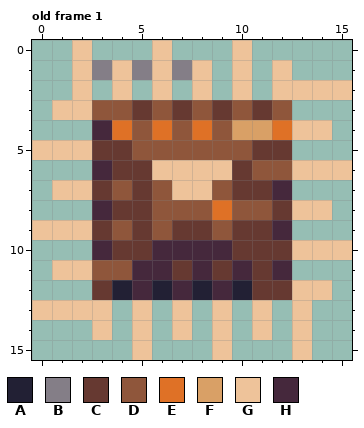
A pixel-art file gets an edit: archive/spike_block.ase. Above: the version before the commit.
16x16 pixels, 1 frame. Shown: old frame 1. The commit also changed other frames, which this record leaves out.
Palette (. is transparent): A #222034  B #847e87  C #663931  D #8f563b  E #df7126  F #d9a066  G #eec39a  H #45283c
Pixels before, old frame 1, first column x 0:
 0 ..G...G...G.....
 1 ..GBGBGBG.G.G...
 2 ..G.G.G.G.G.GGGG
 3 .GGDDCDCDCDCD...
 4 ...HEDEDEDFFEGG.
 5 GGGCCDDDDDDCC...
 6 ...HCCGGGGCDDGGG
 7 .GGCDCDGGDCCH...
 8 ...HCCDDDEDDCGG.
 9 GGGCDCDCCDCCH...
10 ...HCCHHHHCCCGGG
11 .GGDDHHCHCHCH...
12 ...CAHAHAHACCGG.
13 GGGG.G.G.G.G.G..
14 ...G.G.G.G.G.G..
15 .....G...G...G..
After the commit:
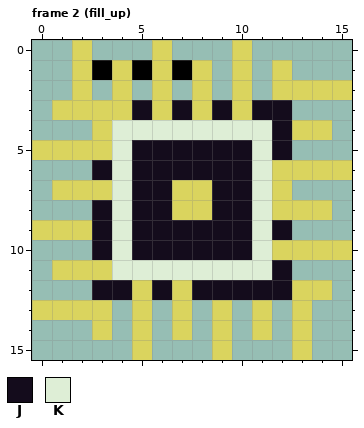
Colours new in this view: J #140c1c  K #deeed6
A new or re-ordered frame is compared with the old frame closest to it.
Changes in this commit:
frames 1 -> 16
colour B: #847e87 -> #000000
colour G: #eec39a -> #dad45e
Changed rows in their new state; - is a pixel that keeps its letter.
Frame 2 (fill_up) is new; against old frame 1:
first column x 3:
 3 GGJGJGJGJJ
 4 GKKKKKKKKJ
 5 GKJJJJJJKJ
 6 JKJJJJJJKG
 7 GKJJ--JJKG
 8 JKJJGGJJKG
 9 JKJJJJJJKJ
10 JKJJJJJJKG
11 GKKKKKKKKJ
12 JJGJGJJJJJ
Boxes around the changes in both pictures, in picture pixels (x1, y1, x2, y2):
changed: (32, 40, 352, 360)
